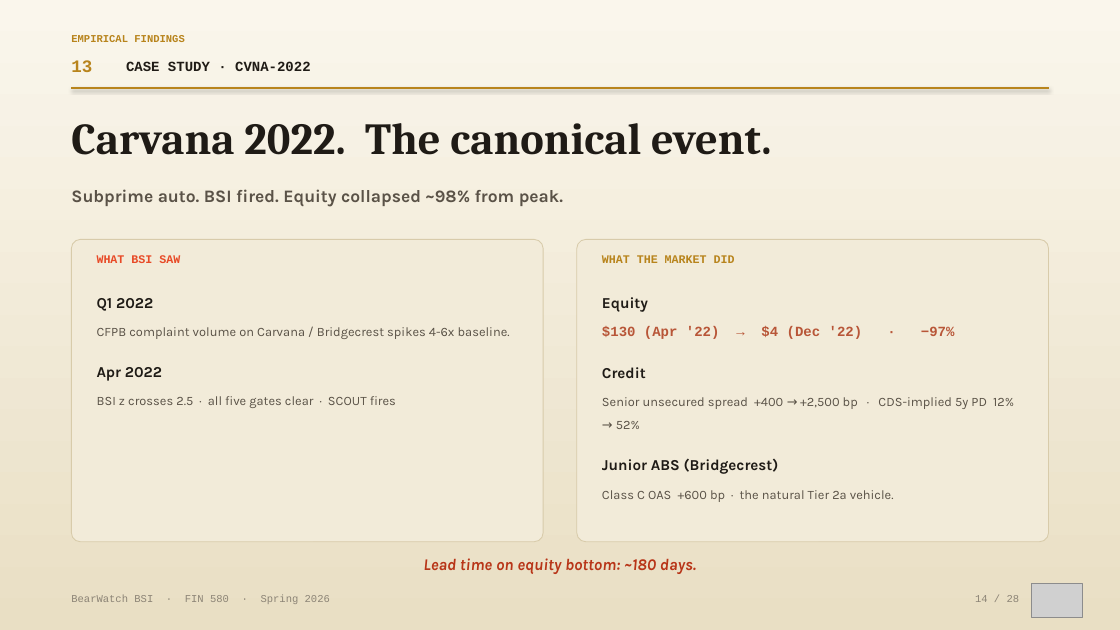
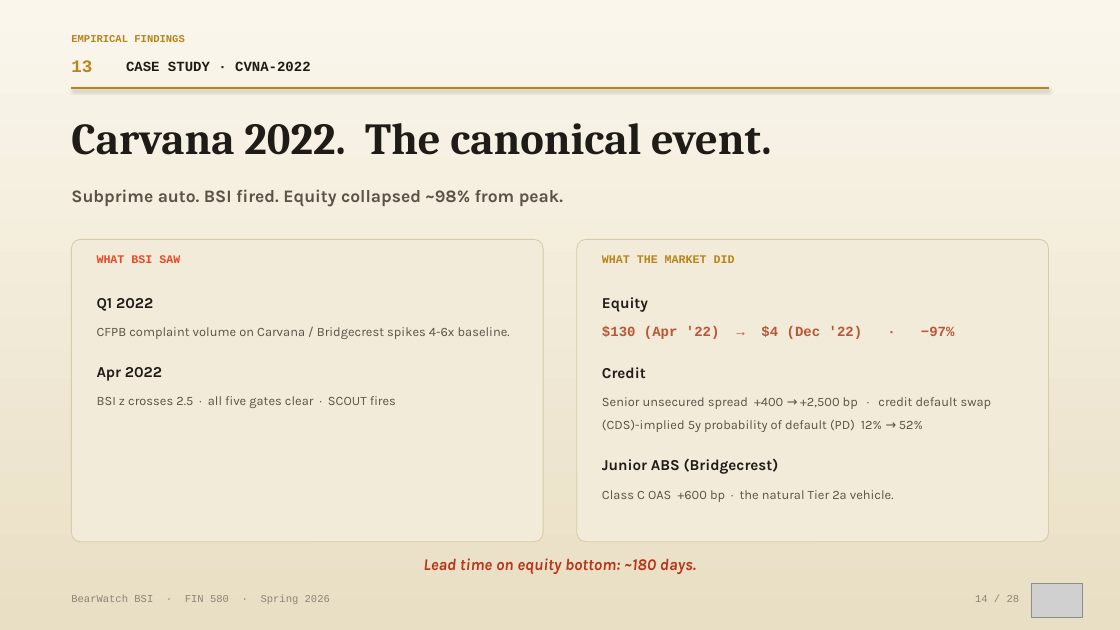
Before and after one commit to vermasidd1502/bnpl-trap, a slide deck: slide 14 of presentation/BearWatch_Research_Deck_FINAL.pptx. Drawn at 1120x630 pixels with LibreOffice and Linux fonts; fonts in the diff are those of the drawing; grey boxes stand for pictures. Boxes give left, top, right and bottom in pixels: in the first picture for what was removed or moved away, otherwise in the second. Text is boxed around its words. In the diff, an @@ line names an element or a change of style, - is before the commit and + after.

```diff
--- a/presentation/BearWatch_Research_Deck_FINAL.pptx
+++ b/presentation/BearWatch_Research_Deck_FINAL.pptx
@@ text at [602,397,992,432]: text changed @@
-Senior unsecured spread +400 → +2,500 bp · CDS-implied 5y PD 12% → 52%
+Senior unsecured spread +400 → +2,500 bp · credit default swap (CDS)-implied 5y probability of default (PD) 12% → 52%
```
Also in this commit, not shown: 10 other slides changed, 1 other file.
